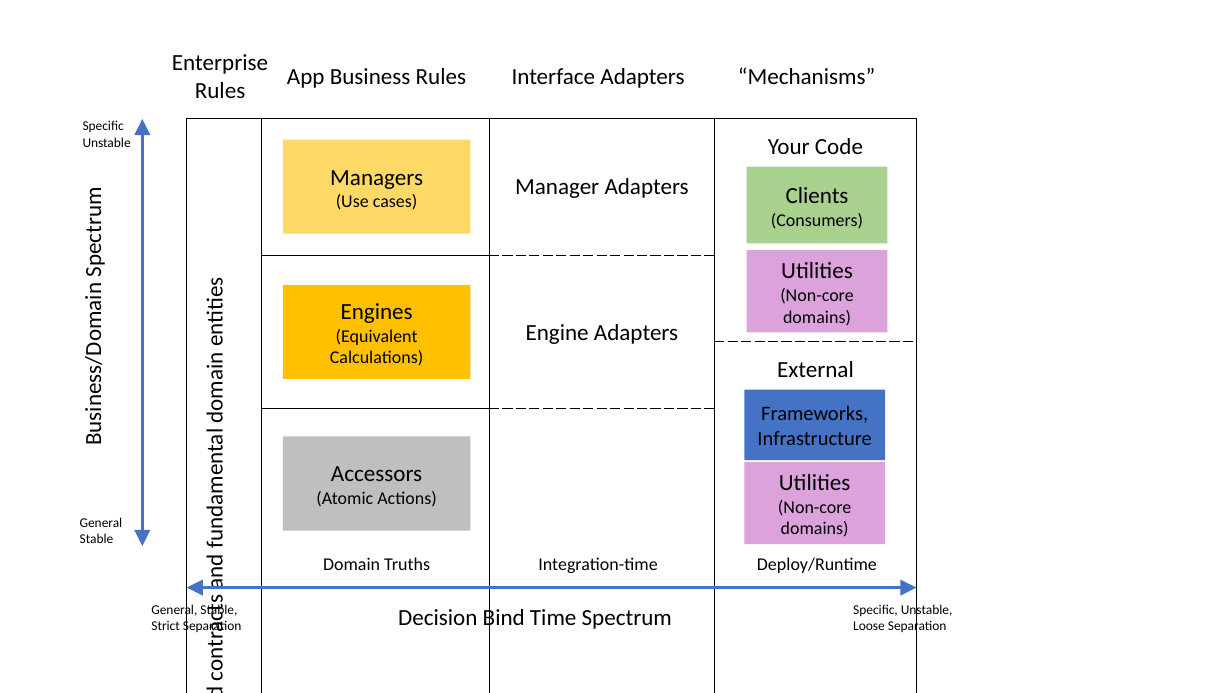
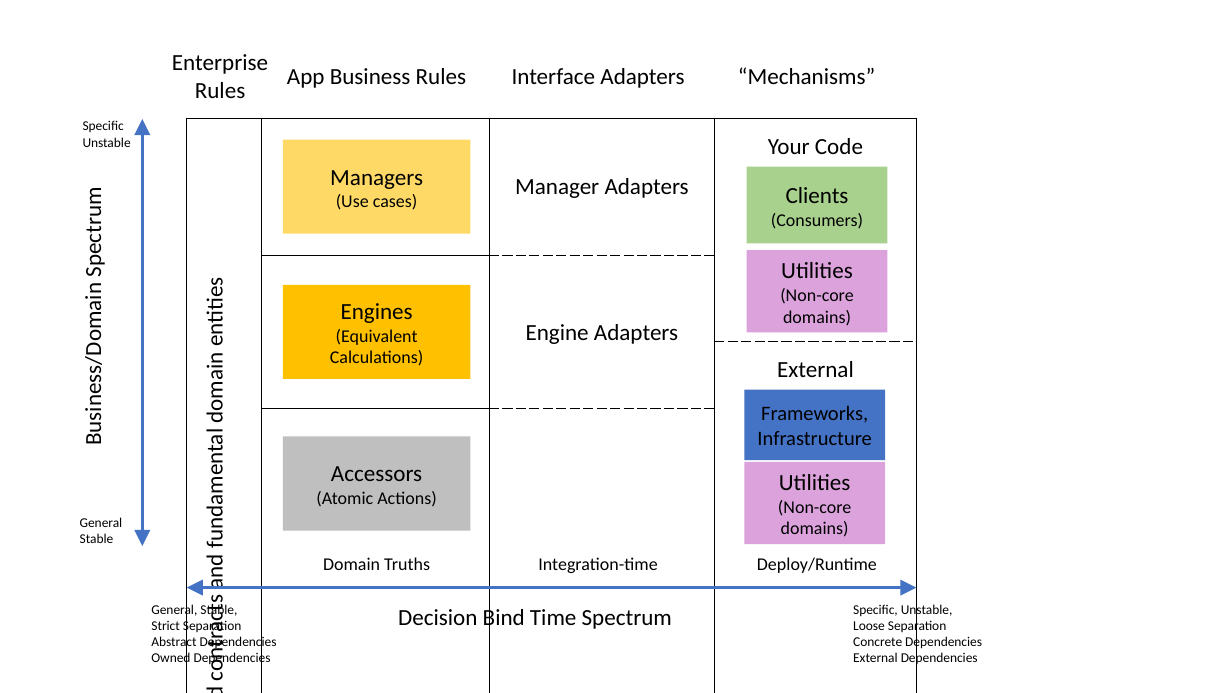
Before and after one commit to farlee2121/DevEssentialsBlog, a slide deck: slide 1 of post-media/SolidStructure-Refined/_working copies/Solid Structure Table.pptx. Drawn at 1232x693 pixels with LibreOffice and Linux fonts; fonts in the diff are those of the drawing. Boxes give left, top, right and bottom in pixels: in the first picture for what was removed or moved away, otherwise in the second. Text is boxed around its words. In the diff, an @@ line names an element or a change of style, - is before the commit and + after.

```diff
--- a/post-media/SolidStructure-Refined/_working copies/Solid Structure Table.pptx
+++ b/post-media/SolidStructure-Refined/_working copies/Solid Structure Table.pptx
@@ text at <box>151,635,277,666</box>: paragraphs added @@
+Abstract Dependencies
+Owned Dependencies
@@ text at <box>853,635,982,666</box>: paragraphs added @@
+Concrete Dependencies
+External Dependencies
```
Also in this commit, not shown: 5 other files.
